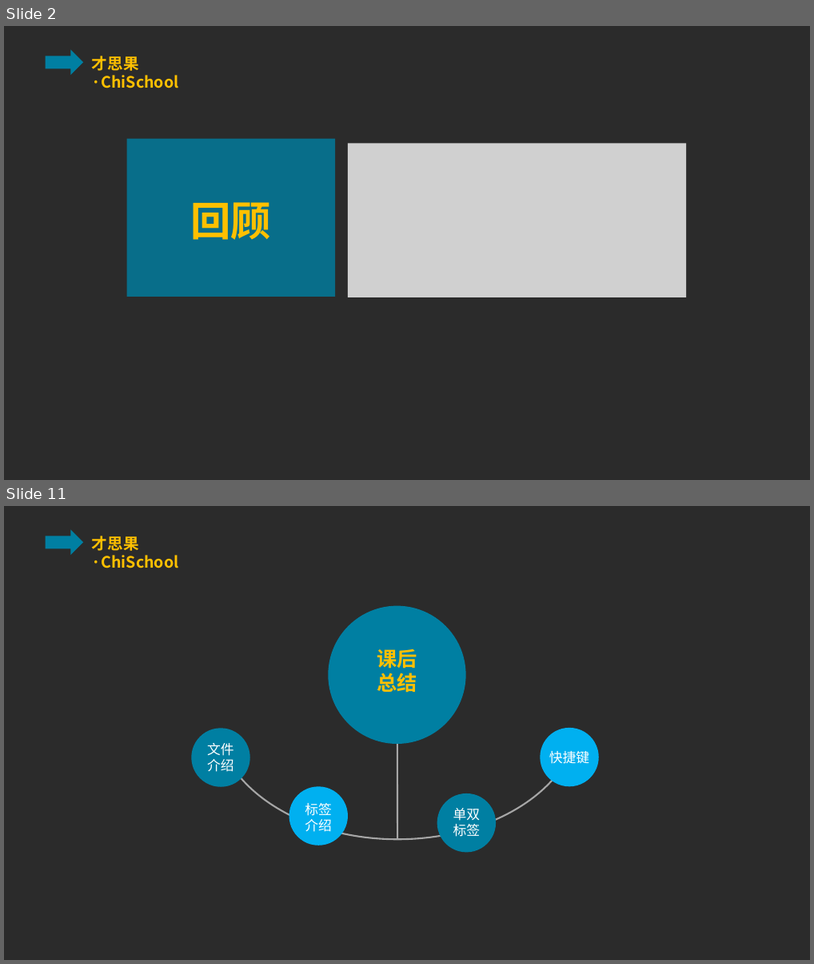
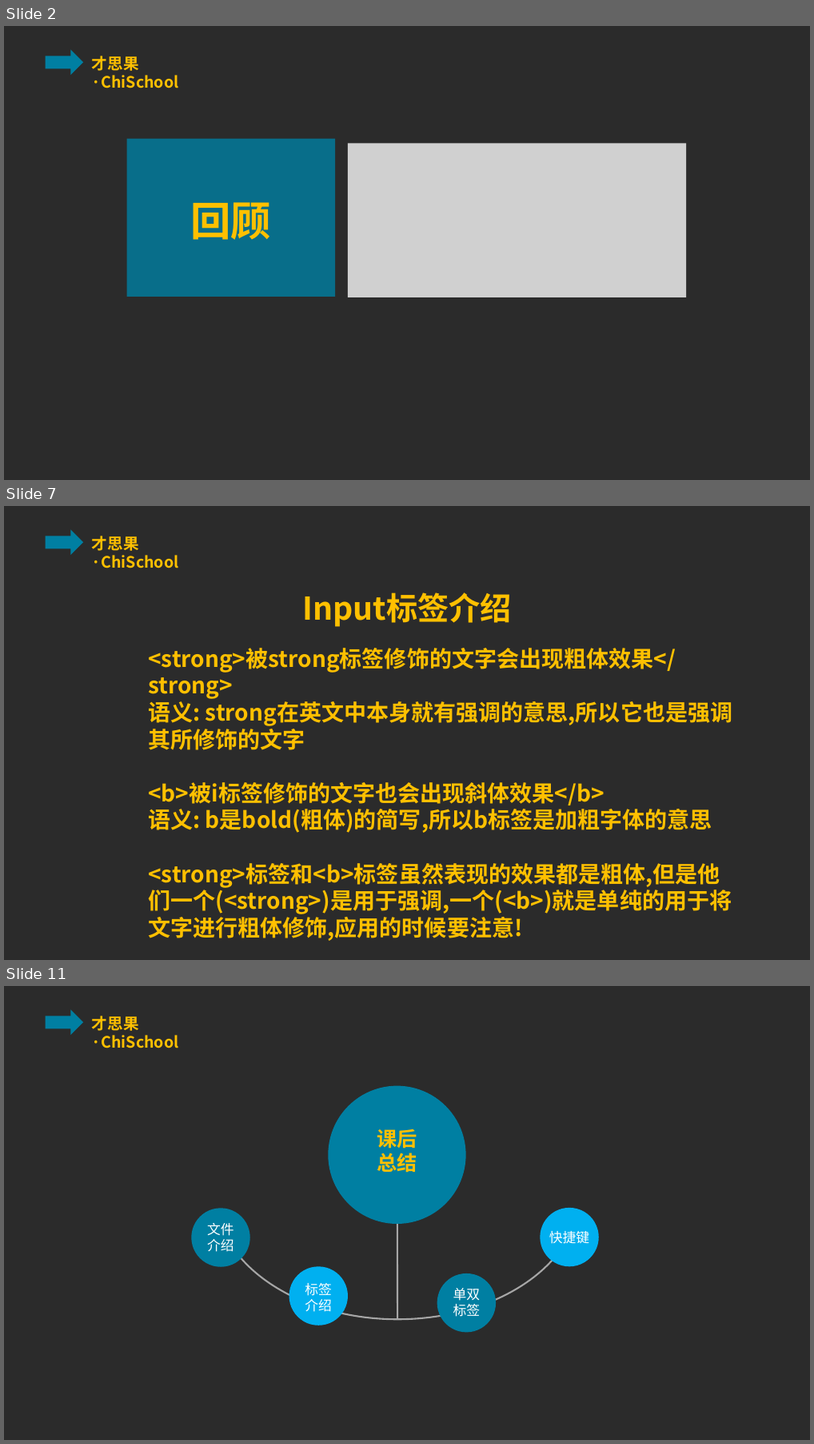
Before and after one commit to ppliu1987/chichool, a slide deck: html/class/lesson_four/lesson_four.pptx. Shown one above the other, each under a label of ours: slides 2 and 11 before the commit, slides 2, 7 and 11 after it; the slides between them are not shown. The pictures are 814x964 and 814x1444 pixels, drawn with LibreOffice and Linux fonts; fonts in the diff are those of the drawing; grey boxes stand for pictures; background and template pictures are left out; a plain dark background stands for a picture behind light text. Boxes give left, top, right and bottom in pixels: in the first picture for what was removed or moved away, otherwise in the second. Text is boxed around its words. In the diff, an @@ line names an element or a change of style, - is before the commit and + after.

```diff
--- a/html/class/lesson_four/lesson_four.pptx
+++ b/html/class/lesson_four/lesson_four.pptx
@@ slide 7 added at [4,506,810,960], background picture (left out); not listed: 2 template elements that a slide beside it also shows @@
@@ text added at [302,592,511,627], 28 pt, text #FFC000, bold @@
+Input标签介绍
@@ text added at [148,648,733,940], 20 pt, text #FFC000, bold @@
+<strong>被strong标签修饰的文字会出现粗体效果</strong>
+语义: strong在英文中本身就有强调的意思,所以它也是强调其所修饰的文字
+<b>被i标签修饰的文字也会出现斜体效果</b>
+语义: b是bold(粗体)的简写,所以b标签是加粗字体的意思
+<strong>标签和<b>标签虽然表现的效果都是粗体,但是他们一个(<strong>)是用于强调,一个(<b>)就是单纯的用于将文字进行粗体修饰,应用的时候要注意!
```
Also in this commit, not shown: 1 slide changed, 7 other slides added, 8 slides removed.
